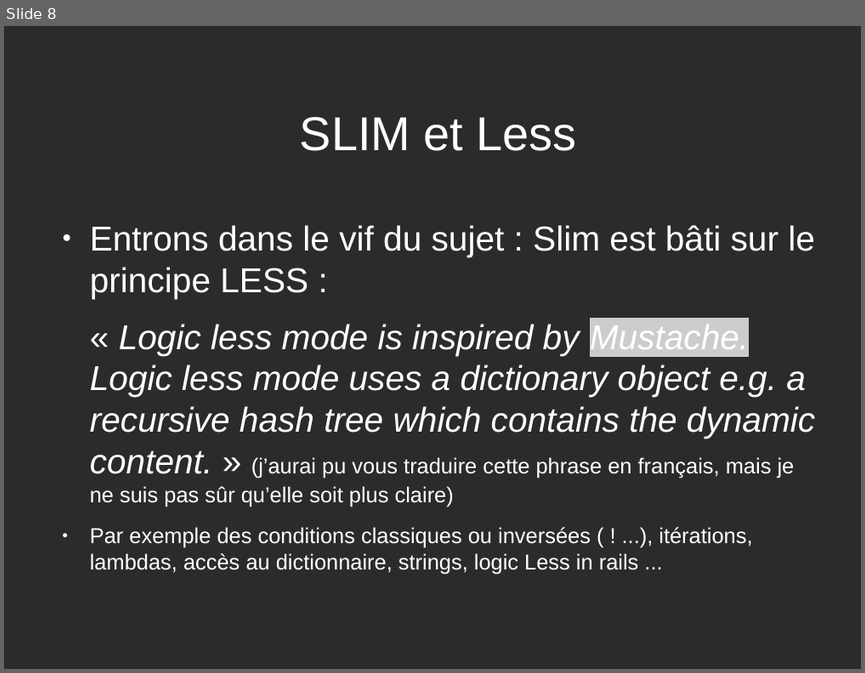
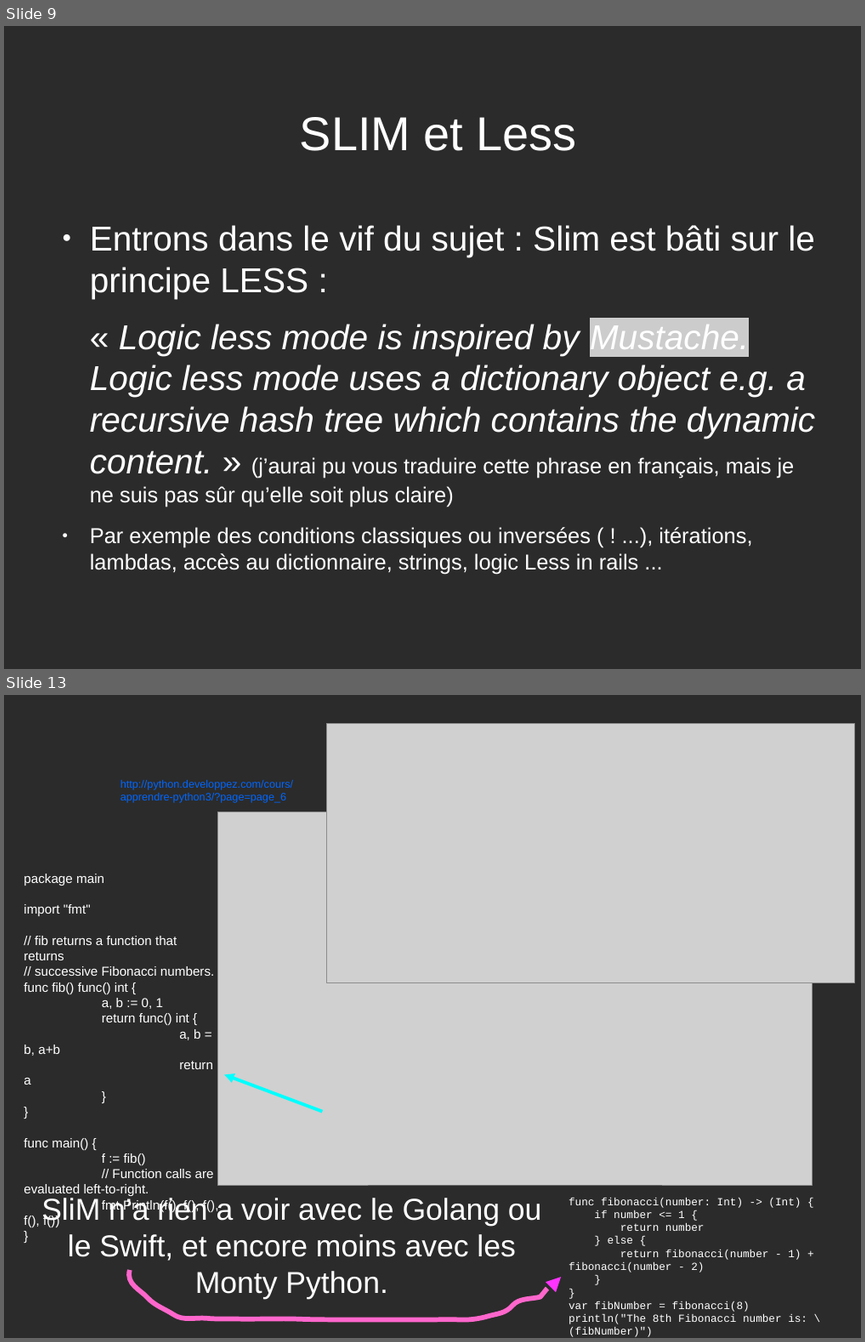
Before and after one commit to PatdeMessac/slim, a slide deck: SLIM_a_rigorous_presentation.odp. Shown one above the other, each under a label of ours: slide 8 before the commit, slides 9 and 13 after it; the slides between them are not shown. The pictures are 865x673 and 865x1342 pixels, drawn with LibreOffice and Linux fonts; fonts in the diff are those of the drawing; grey boxes stand for pictures; background and template pictures are left out; a plain dark background stands for a picture behind light text. Boxes give left, top, right and bottom in pixels: in the first picture for what was removed or moved away, otherwise in the second. Text is boxed around its words. In the diff, an @@ line names an element or a change of style, - is before the commit and + after.

```diff
--- a/SLIM_a_rigorous_presentation.odp
+++ b/SLIM_a_rigorous_presentation.odp
@@ slide 13 added at box(4, 695, 861, 1338), background picture (left out) @@
@@ picture added at box(328, 724, 856, 982) @@
@@ text added at box(120, 779, 293, 803), 10 pt, text #0066FF @@
+http://python.developpez.com/cours/apprendre-python3/?page=page_6
@@ picture added at box(218, 811, 812, 1184) @@
@@ text added at box(24, 873, 219, 1228), 12 pt, text #FFFFFF @@
+package main
+import "fmt"
+// fib returns a function that returns
+// successive Fibonacci numbers.
+func fib() func() int {
+a, b := 0, 1
+return func() int {
+a, b = b, a+b
+return a
+}
+}
+func main() {
+f := fib()
+// Function calls are evaluated left-to-right.
+fmt.Println(f(), f(), f(), f(), f())
+}
@@ arrow added from (322, 1111) to (224, 1074), #00FFFF 3 pt @@
@@ title added at box(41, 1197, 542, 1299), 28 pt, text #FFFFFF @@
+SliM n’a rien a voir avec le Golang ou le Swift, et encore moins avec les Monty Python.
@@ text added at box(568, 1197, 807, 1337), 10 pt, text #FFFFFF @@
+func fibonacci(number: Int) -> (Int) {
+if number <= 1 {
+return number
+} else {
+return fibonacci(number - 1) + fibonacci(number - 2)
+}
+}
+var fibNumber = fibonacci(8)
+println("The 8th Fibonacci number is: \(fibNumber)")
@@ freeform shape added at box(129, 1270, 547, 1320), outline #FF66CC 4.51 pt @@
@@ arrow added from (556, 1283) to (562, 1276), #FF33FF 4.51 pt @@
@@ what was slide 8 is now slide 9 @@
```
Also in this commit, not shown: 6 slides changed, 6 other slides added, 4 slides removed, 1 other file.
